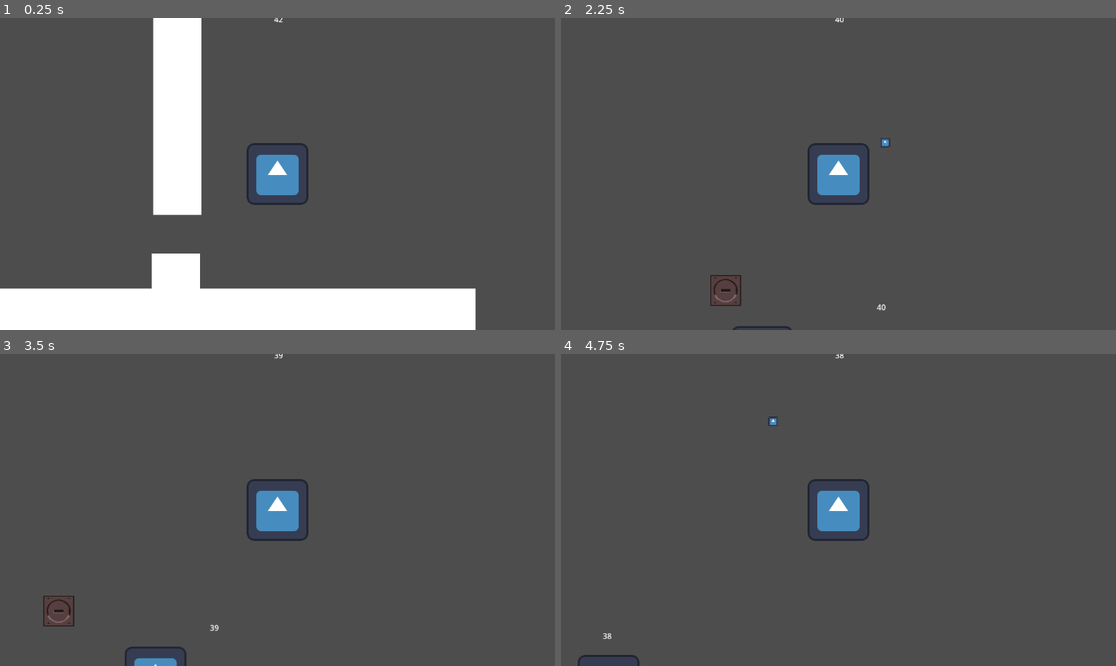
Above: before the commit, frames 1-4 (two rows, left to right).
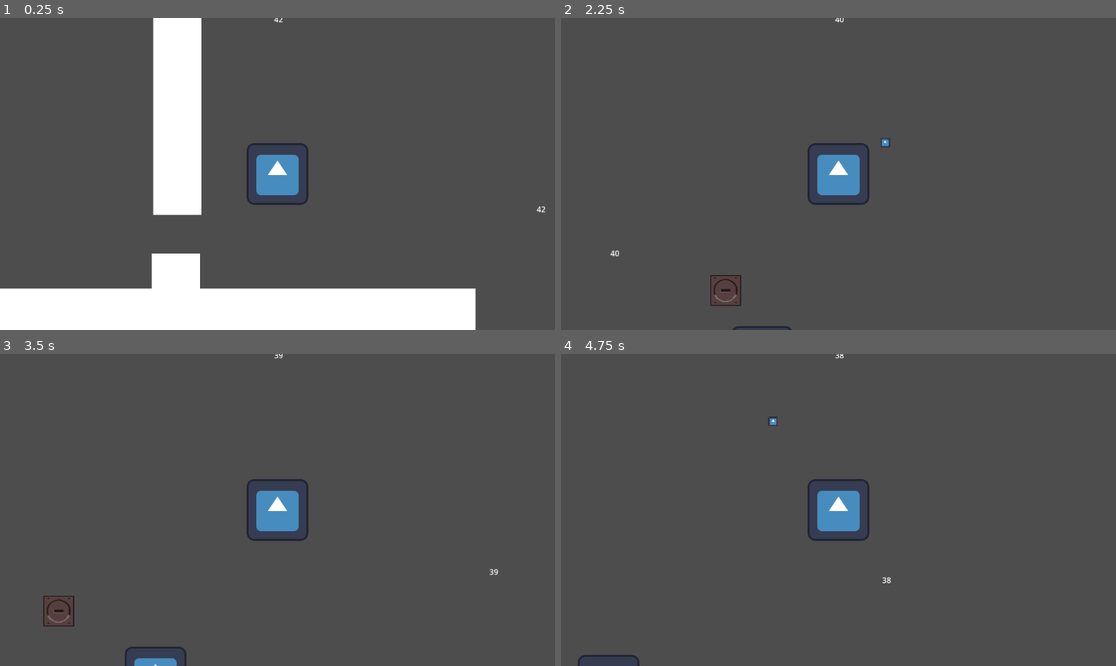
Above: after the commit, the same moments.

Repository: tristeceratops/42GameJam
Game: Godot game, scene res://testing stages/charakter_testing_env.tscn
The game is run twice, just before and just after one commit, with the same random seed, the same clock (stepped at 60 frames per second) and the same inputs. This scene is started directly instead of the project's main scene. The engine's default icon, where the game draws it, is replaced by a stand-in: a white triangle on a blue panel in a dark square.
Inputs (mouse positions are in pixels of both pictures, inside the frame that each line leads up to):
- Up to frame 1 (0.25 s): no input
- Up to frame 2 (2.25 s): move the mouse to (960, 158) at 0.52 s; hold D (right) 0.53-2.03 s; tap E (dash) at 0.6 s; tap W (jump) at 0.77, 1.52 s; move the mouse to (727, 189) at 1.27 s; tap Shift (run) at 1.35 s; move the mouse to (894, 105) at 2.02 s; hold A (left) from 2.03 s (still down); click (894, 105) at 2.1 s
- Up to frame 3 (3.5 s): move the mouse to (249, 572) at 2.77 s; release A (left) at 2.78 s; hold D (right) from 2.78 s (still down); tap E (dash) at 2.85 s; tap W (jump) at 3.02 s
- Up to frame 4 (4.75 s): move the mouse to (1005, 556) at 3.52 s; hold Shift (run) 3.53-4.28 s; tap W (jump) at 3.77, 4.52 s; move the mouse to (672, 463) at 4.27 s; release D (right) at 4.28 s; hold A (left) from 4.28 s (still down); click (672, 463) at 4.35 s

The runs differ from the first frame. In frame 1, less than 0.1% of the frame differs, in the area x 96-99%, y 60-63%; in frame 2, less than 0.1%, in the area x 8-59%, y 74-94%; in frame 3, less than 0.1%; in frame 4, less than 0.1%.

Commit message:
time
placed time

Diff:
--- a/42gamejam Sebastian/recources/player.tscn
+++ b/42gamejam Sebastian/recources/player.tscn
@@ -1,8 +1,7 @@
-[gd_scene load_steps=8 format=3 uid="uid://p6jkihqb3xmf"]
+[gd_scene load_steps=7 format=3 uid="uid://p6jkihqb3xmf"]
 
 [ext_resource type="Script" path="res://scripts/main_charakter.gd" id="1_ar6uh"]
 [ext_resource type="Texture2D" uid="uid://bgeqoeenytb3q" path="res://icon.svg" id="2_0c6nd"]
-[ext_resource type="PackedScene" uid="uid://in6h8wgyfjcb" path="res://recources/42_second_timer.tscn" id="3_06p4o"]
 [ext_resource type="PackedScene" uid="uid://y4bl7humv2yo" path="res://recources/42 scnd time fr.tscn" id="3_owbac"]
 
 [sub_resource type="SpriteFrames" id="SpriteFrames_b77jk"]
@@ -47,5 +46,3 @@
 offset_right = -1100.0
 offset_bottom = -293.0
 metadata/_edit_use_anchors_ = true
-
-[node name="42 second timer" parent="." instance=ExtResource("3_06p4o")]
--- a/42gamejam Sebastian/testing stages/charakter_testing_env.tscn
+++ b/42gamejam Sebastian/testing stages/charakter_testing_env.tscn
@@ -6,6 +6,7 @@
 [ext_resource type="PackedScene" uid="uid://p6jkihqb3xmf" path="res://recources/player.tscn" id="5_4lvqy"]
 [ext_resource type="PackedScene" uid="uid://c31rjyce4ed4m" path="res://recources/wall.tscn" id="5_d7irh"]
 [ext_resource type="PackedScene" uid="uid://bcysfr6mynkth" path="res://recources/Keaboard platform.tscn" id="6_qkaa5"]
+[ext_resource type="PackedScene" uid="uid://y4bl7humv2yo" path="res://recources/42 scnd time fr.tscn" id="7_2ecn8"]
 
 [node name="charakter testing env" type="Node2D"]
 position = Vector2(-27, 120)
@@ -61,3 +62,21 @@
 
 [node name="keaboardplatform" parent="." instance=ExtResource("6_qkaa5")]
 position = Vector2(846, -143)
+
+[node name="Control" parent="." instance=ExtResource("7_2ecn8")]
+offset_left = -526.0
+offset_top = -232.0
+offset_right = -486.0
+offset_bottom = -192.0
+
+[node name="Control2" parent="." instance=ExtResource("7_2ecn8")]
+offset_left = 607.0
+offset_top = -236.0
+offset_right = 647.0
+offset_bottom = -196.0
+
+[node name="Control3" parent="." instance=ExtResource("7_2ecn8")]
+offset_left = 1740.0
+offset_top = -242.0
+offset_right = 1780.0
+offset_bottom = -202.0
Not shown: 1 places in 42gamejam Sebastian/testing stages/charakter_testing_env.tscn that only renumber resources
